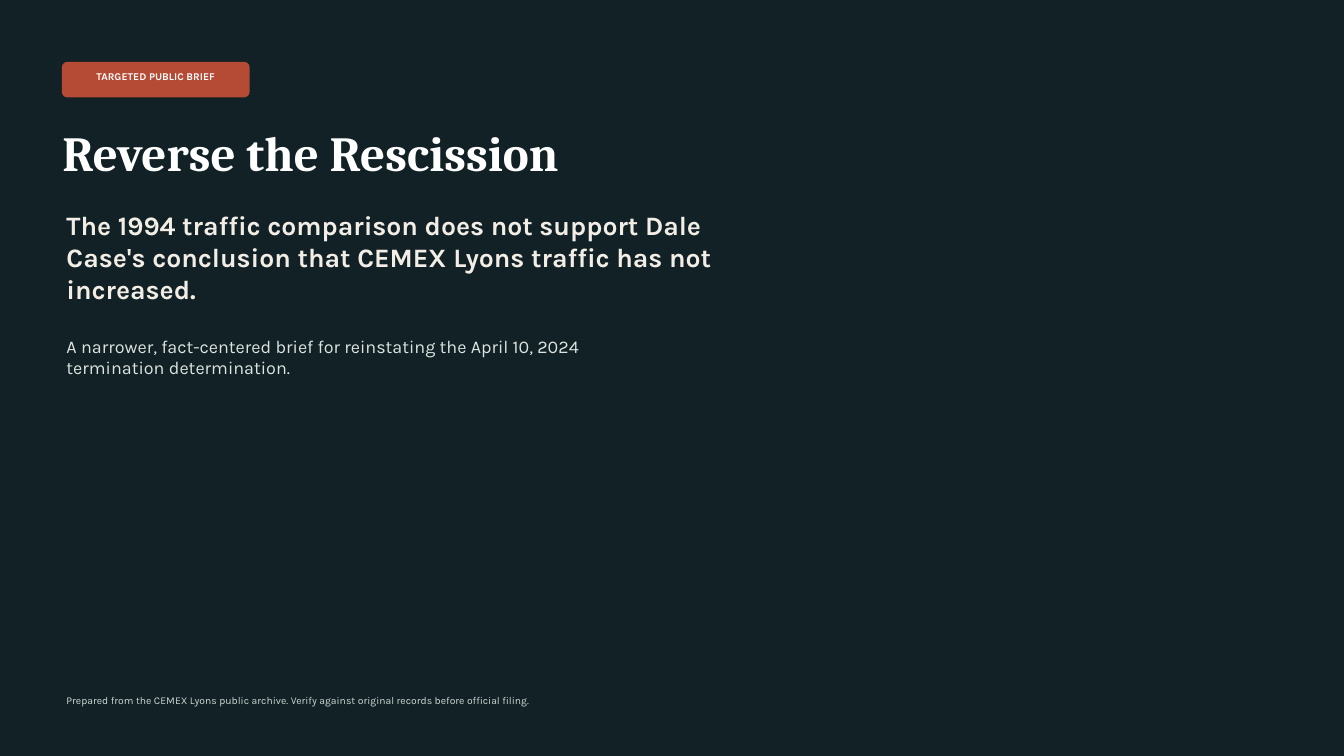
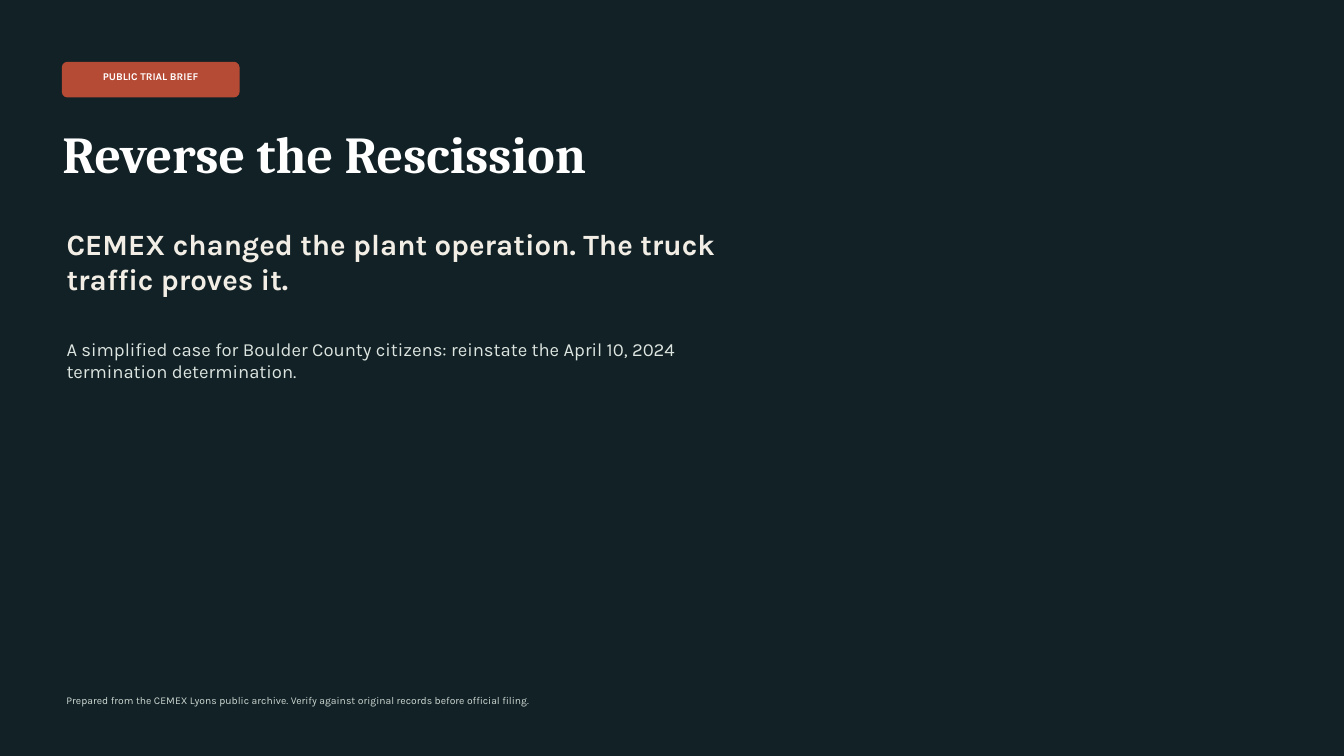
Before and after one commit to lorangb/cemex-nonconforming, a slide deck: slide 1 of 12_Presentations/CEMEX_Lyons_Reverse_Rescission_Traffic_Brief.pptx. Drawn at 1344x756 pixels with LibreOffice and Linux fonts; fonts in the diff are those of the drawing; background and template pictures are left out. Boxes give left, top, right and bottom in pixels: in the first picture for what was removed or moved away, otherwise in the second. Text is boxed around its words. In the diff, an @@ line names an element or a change of style, - is before the commit and + after.

Commit message:
Refine CEMEX rescission reversal trial brief

```diff
--- a/12_Presentations/CEMEX_Lyons_Reverse_Rescission_Traffic_Brief.pptx
+++ b/12_Presentations/CEMEX_Lyons_Reverse_Rescission_Traffic_Brief.pptx
@@ rectangle at [0, 0, 1344, 756]: fill #122126 at 88% opacity to #122126 at 90% opacity @@
@@ rounded rectangle: place and size @@
-rounded rectangle at [63, 63, 249, 97]
+rounded rectangle at [63, 63, 239, 97]
@@ text at [103, 73, 198, 80]: text changed @@
-TARGETED PUBLIC BRIEF
+PUBLIC TRIAL BRIEF
@@ text "Reverse the Rescission" at [62, 137, 586, 174]: size 35 to 37 pt @@
@@ text at [67, 234, 714, 297]: text changed; size 19 to 21 pt @@
-The 1994 traffic comparison does not support Dale Case's conclusion that CEMEX Lyons traffic has not increased.
+CEMEX changed the plant operation. The truck traffic proves it.
@@ text at [67, 343, 675, 378]: text changed; size 12.8 to 13.2 pt @@
-A narrower, fact-centered brief for reinstating the April 10, 2024 termination determination.
+A simplified case for Boulder County citizens: reinstate the April 10, 2024 termination determination.
```
Also in this commit, not shown: 2 other slides changed, 6 slides added, 12 slides removed, 2 other files.
